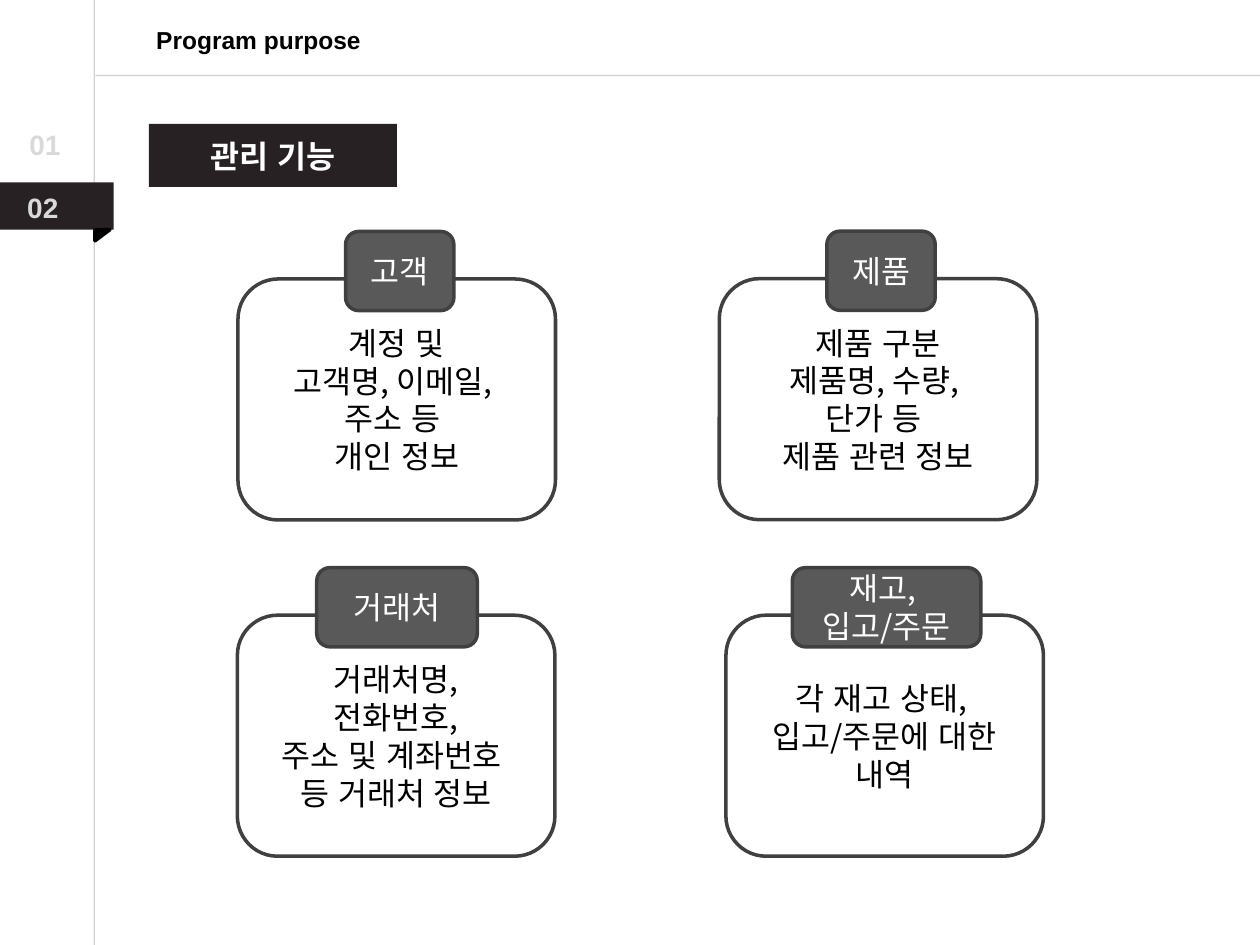
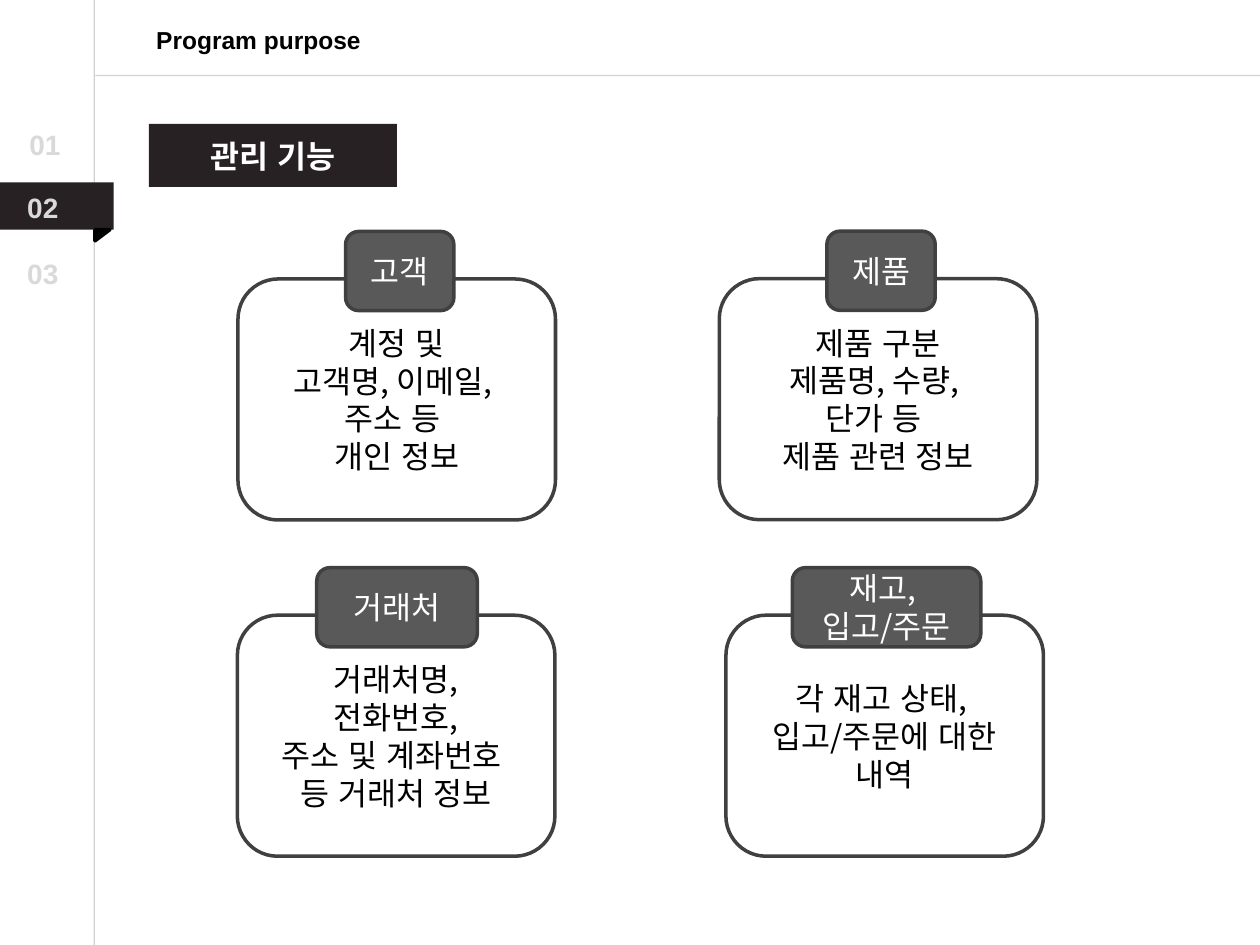
Before and after one commit to Dong-Jun-Shin/COMP_project, a slide deck: slide 4 of Document/DOC_source/ppt/pptTemp.pptx. Drawn at 1260x945 pixels with LibreOffice and Linux fonts; fonts in the diff are those of the drawing. Boxes give left, top, right and bottom in pixels: in the first picture for what was removed or moved away, otherwise in the second. Text is boxed around its words. In the diff, an @@ line names an element or a change of style, - is before the commit and + after.

```diff
--- a/Document/DOC_source/ppt/pptTemp.pptx
+++ b/Document/DOC_source/ppt/pptTemp.pptx
@@ text added at box(27, 260, 58, 291), 16 pt, text #D9D9D9, bold @@
+03
```
Also in this commit, not shown: 6 other slides changed, 5 slides added, 8 other files.
